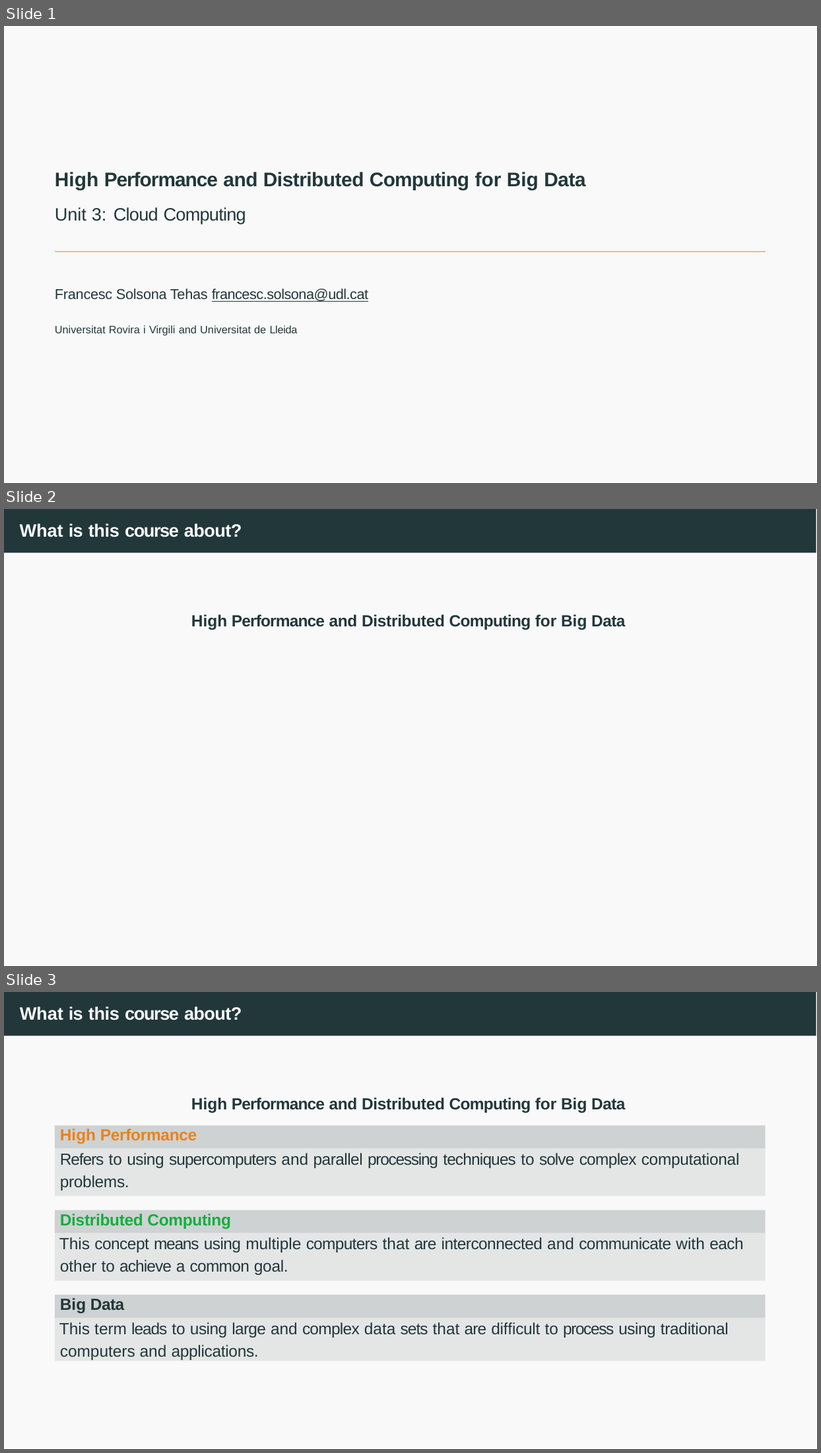
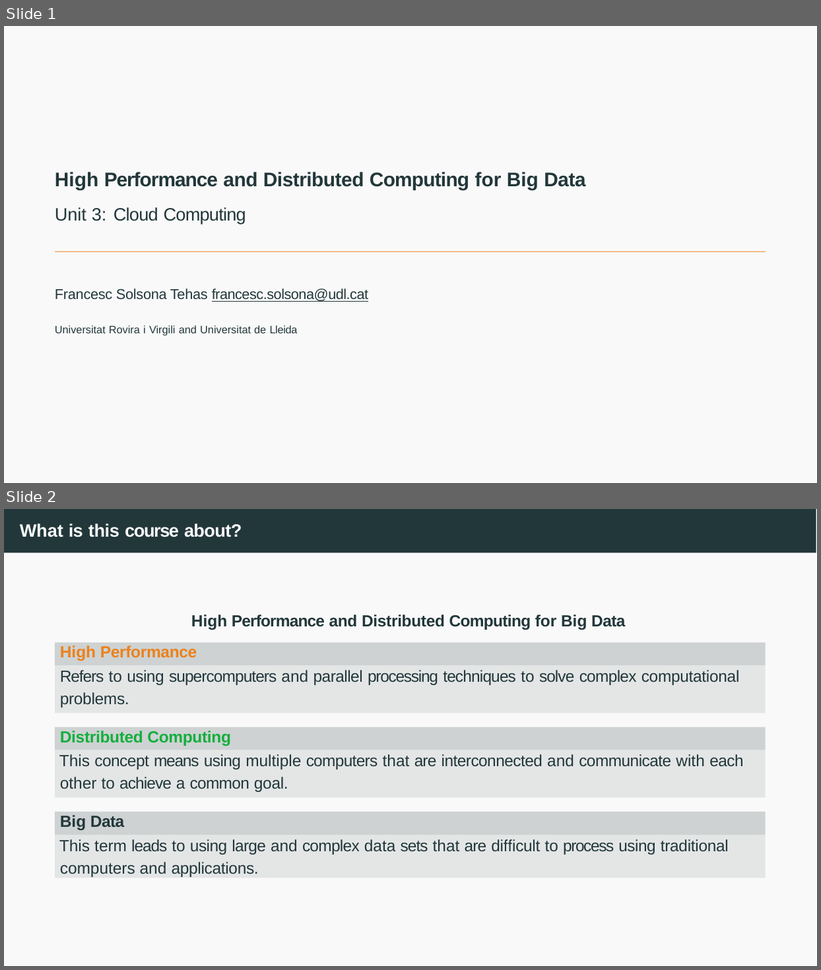
Before and after one commit to francescsolsonatehas/HPDCB, a slide deck: src/slides/Session 1 and 2 - Introduction to Cloud Computing + Github Pages-2026.pptx. Shown one above the other, each under a label of ours: slides 1, 2 and 3 before the commit, slides 1 and 2 after it. The pictures are 821x1453 and 821x970 pixels, drawn with LibreOffice and Linux fonts; fonts in the diff are those of the drawing. Boxes give left, top, right and bottom in pixels: in the first picture for what was removed or moved away, otherwise in the second. Text is boxed around its words. In the diff, an @@ line names an element or a change of style, - is before the commit and + after.

```diff
--- a/src/slides/Session 1 and 2 - Introduction to Cloud Computing + Github Pages-2026.pptx
+++ b/src/slides/Session 1 and 2 - Introduction to Cloud Computing + Github Pages-2026.pptx
@@ slide 2 removed at (4, 509, 817, 966), background #FFFFFF; not listed: 2 template elements that a slide beside it also shows @@
@@ text removed at (20, 524, 242, 537) @@
-What is this course about?
@@ title removed at (191, 615, 625, 630) @@
-High Performance and Distributed Computing for Big Data
@@ what was slide 3 is now slide 2 @@
```
Also in this commit, not shown: 3 slides changed, 4 other slides removed, 3 other files.
